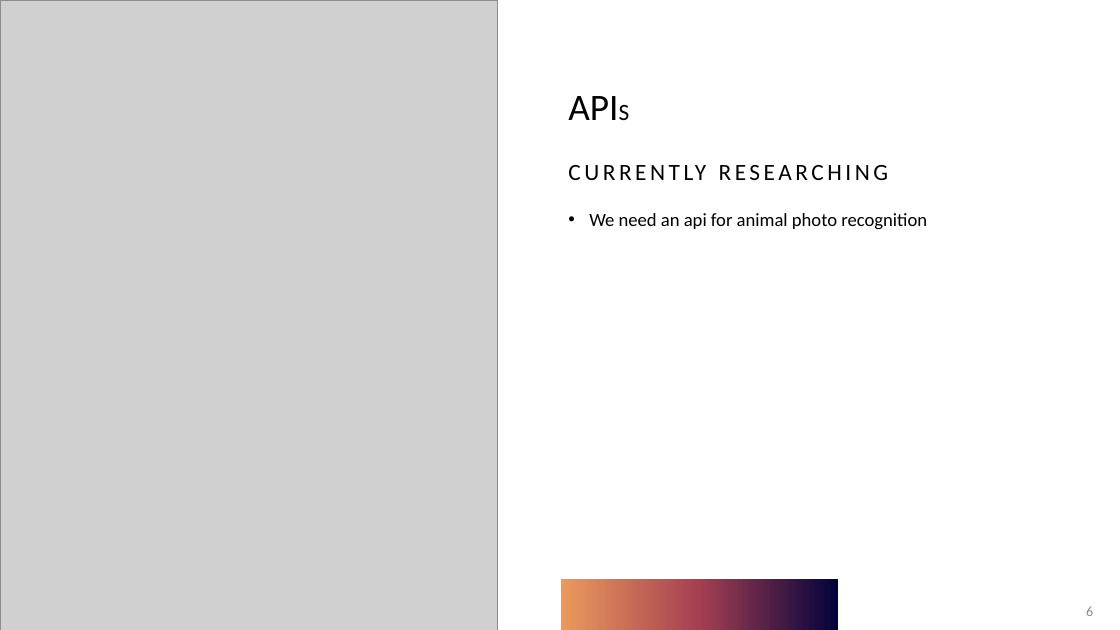
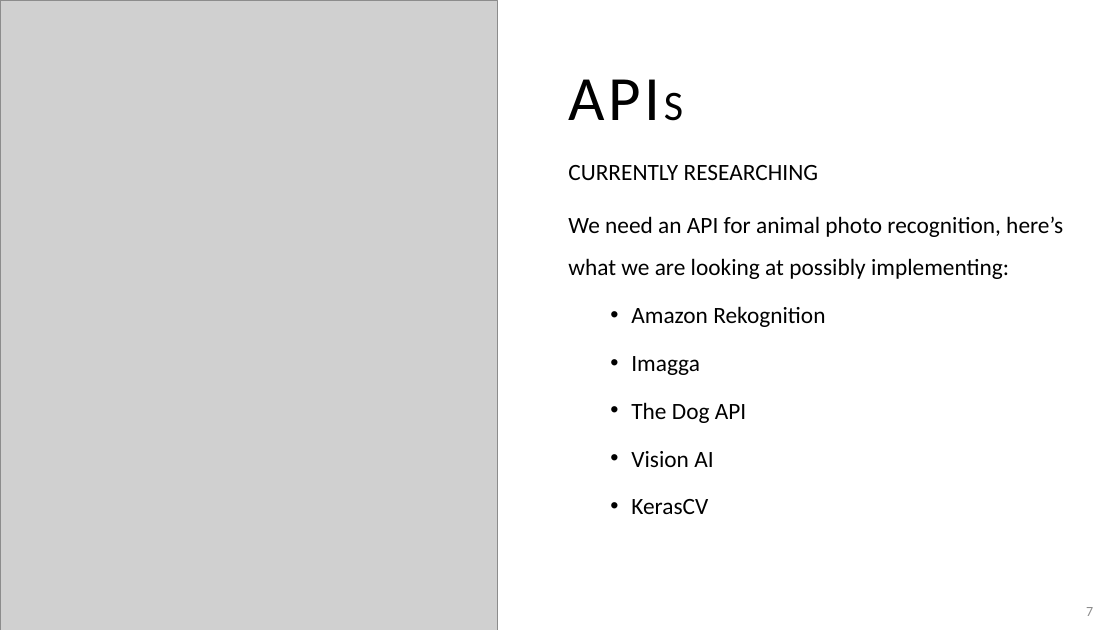
Before and after one commit to adriaonline/CPT200SP24-Team1, a slide deck: slide 7 of Phase 1 - Presentation.pptx (slide 6 before the commit). Drawn at 1120x630 pixels with LibreOffice and Linux fonts; fonts in the diff are those of the drawing; grey boxes stand for pictures. Boxes give left, top, right and bottom in pixels: in the first picture for what was removed or moved away, otherwise in the second. Text is boxed around its words. In the diff, an @@ line names an element or a change of style, - is before the commit and + after.

```diff
--- a/Phase 1 - Presentation.pptx
+++ b/Phase 1 - Presentation.pptx
@@ title "APIS" at bbox=[560, 56, 1102, 138]: size 32 to 54 pt, size 20 to 36 pt in "APIS"; letter spacing 0 to 3 pt; line spacing 1.5 to 1; less space between paragraphs; vertical alignment top to bottom @@
@@ text at bbox=[568, 165, 818, 180]: letter spacing 3 to 0 pt in "CURRENTLY RESEARCHING" @@
@@ text at bbox=[568, 216, 1063, 514]: text changed; size 16 to 20 pt @@
-• We need an api for animal photo recognition
+We need an API for animal photo recognition, here’s what we are looking at possibly implementing:
+  • Amazon Rekognition
+  • Imagga
+  • The Dog API
+  • Vision AI
+  • KerasCV
@@ rectangle removed at bbox=[561, 579, 839, 630] @@
@@ page number at bbox=[1086, 607, 1093, 616]: text changed @@
-6
+7
```
Also in this commit, not shown: 3 other slides changed, 2 slides added, 1 slide removed, 2 other files.
